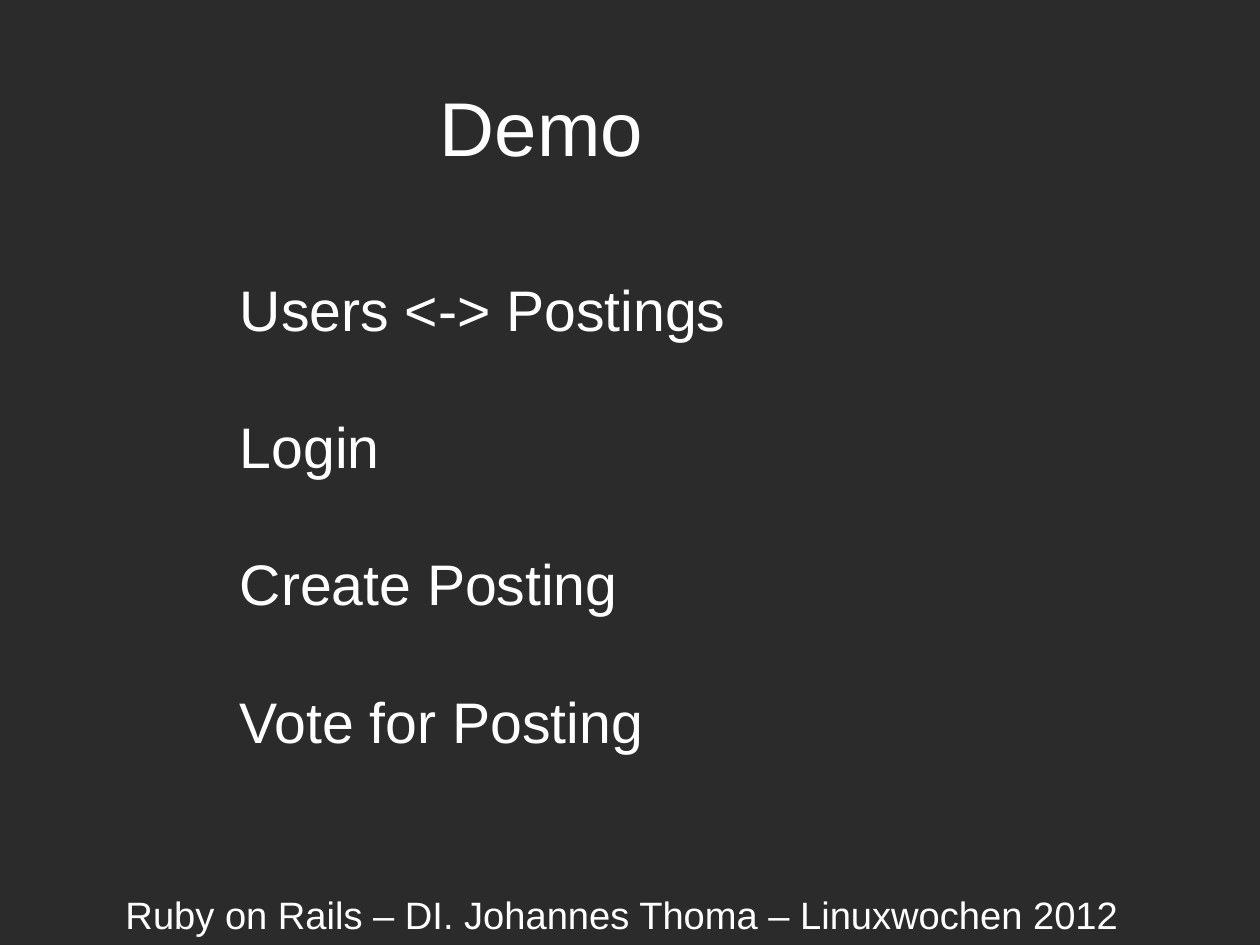
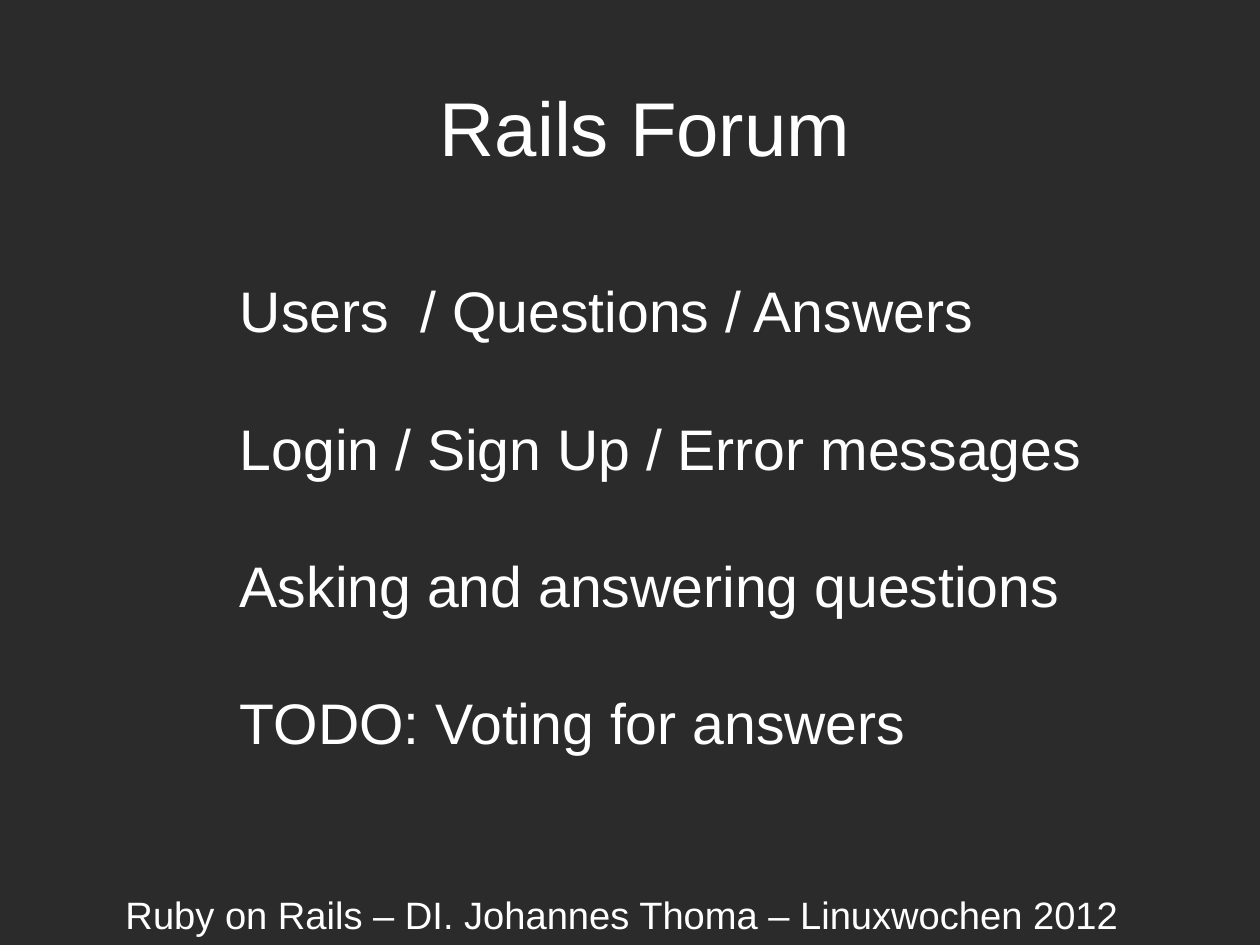
Before and after one commit to johannesthoma/rails-forum, a slide deck: slide 12 of doc/RailsSpeech.odp (slide 11 before the commit). Drawn at 1260x945 pixels with LibreOffice and Linux fonts; fonts in the diff are those of the drawing; background and template pictures are left out; a plain dark background stands for a picture behind light text. Boxes give left, top, right and bottom in pixels: in the first picture for what was removed or moved away, otherwise in the second. Text is boxed around its words. In the diff, an @@ line names an element or a change of style, - is before the commit and + after.

Commit message:
Login now possible on any page + some basic layout

```diff
--- a/doc/RailsSpeech.odp
+++ b/doc/RailsSpeech.odp
@@ text at [440,100,850,157]: text changed @@
-Demo
+Rails Forum
@@ text removed at [240,289,725,753] @@
-Users <-> Postings
-Login
-Create Posting
-Vote for Posting
@@ text added at [240,290,1081,755], 36 pt, text #FFFFFF @@
+Users / Questions / Answers
+Login / Sign Up / Error messages
+Asking and answering questions
+TODO: Voting for answers
```
Also in this commit, not shown: 1 slide added, 11 other files.
